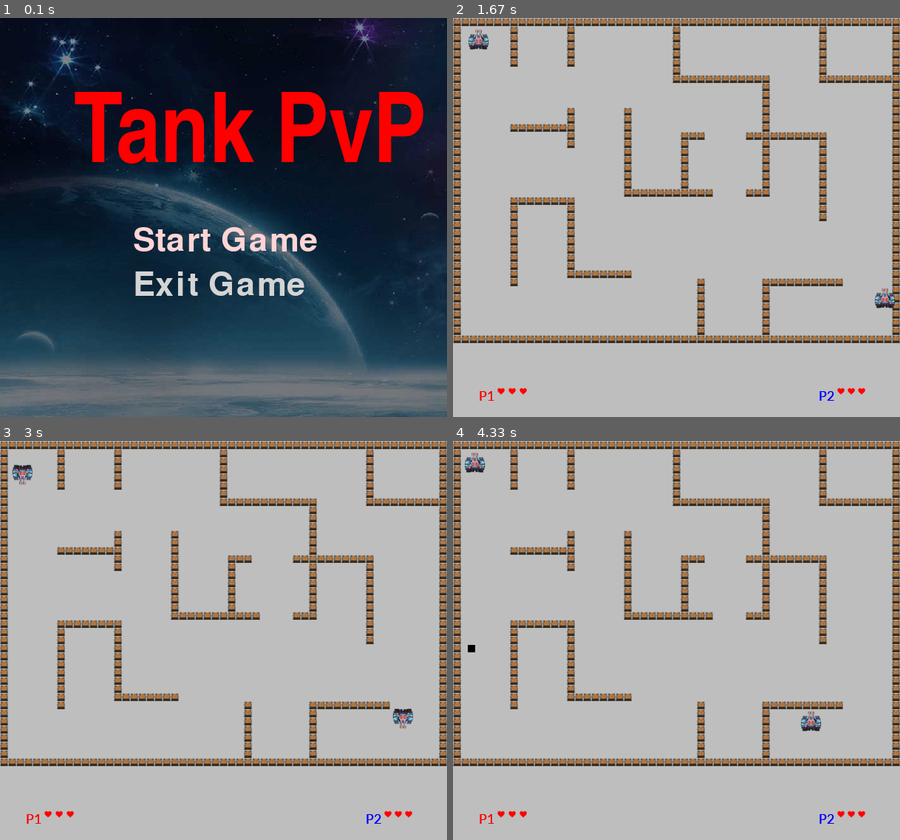
Above: before the commit, frames 1-4 (two rows, left to right).
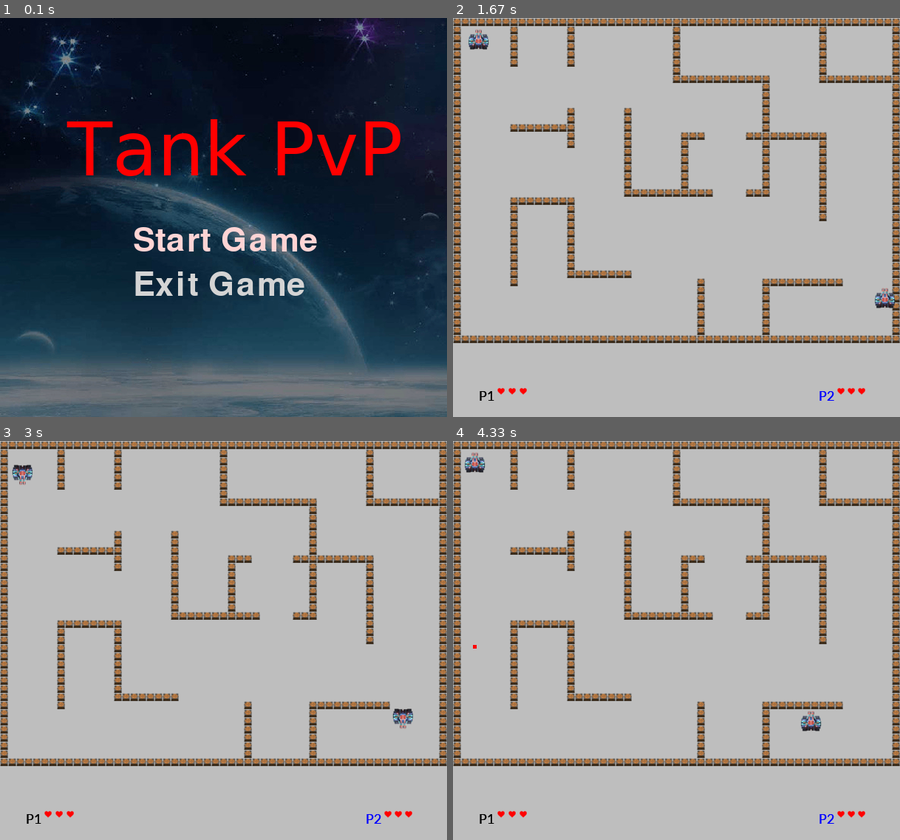
Above: after the commit, the same moments.

Repository: ThanhVu2702/Project_Pygame_Nhom18
Game: pygame game, started from ProJect_Pygame_Nhom18/BangBang/Tank2P/TankPvP.py
Two runs of this game, one before a commit and one after it. Both use one fixed random seed, a clock stepped at 60 frames per second and the inputs below.
Inputs:
- Up to frame 1 (0.1 s): no input
- Up to frame 2 (1.67 s): click "Start Game" at 0.38 s; tap Enter at 0.67 s; hold Right 1-1.47 s; hold Up from 1.5 s (still down); hold W from 1.5 s (still down)
- Up to frame 3 (3 s): release Up at 1.8 s; release W at 1.8 s; hold Right 1.83-2.3 s; hold D 1.83-2.3 s; hold Left 2.33-2.87 s; hold A 2.33-2.87 s; hold Down from 2.9 s (still down); hold S from 2.9 s (still down)
- Up to frame 4 (4.33 s): release Down at 3.2 s; release S at 3.2 s; tap 4 at 3.23, 4.15 s; hold Left 3.57-3.97 s; hold A 3.57-3.97 s; hold Up from 4 s (still down); hold W from 4 s (still down)

The runs differ from the first frame. In frame 1, 6.8% of the frame differs, in the area x 14-95%, y 18-40%; in frame 2, less than 0.1%; in frame 3, less than 0.1%; in frame 4, less than 0.1%.

Commit message:
UPDATE 90%

Diff:
--- a/ProJect_Pygame_Nhom18/BangBang/tank-game-master/BangTinhDiem.txt
+++ b/ProJect_Pygame_Nhom18/BangBang/Tank2P/BangTinhDiem.txt
@@ -1,2 +1,2 @@
-1,1
+1,0
 2,0
--- a/ProJect_Pygame_Nhom18/BangBang/tank-game-master/TankPvP.py
+++ b/ProJect_Pygame_Nhom18/BangBang/Tank2P/TankPvP.py
@@ -4,19 +4,18 @@
 import time
 pygame.init()
 
-
+################################################ SET UP BẢNG TÍNH ĐIỂM SAU TRẬN ĐẤU #########################################################################
 def writeScorefile():
-    # mô tả về việc tạo ra một tệp CSV
-    '''
-   Trước tiên, bạn sẽ kiểm tra xem đã có tệp tin điểm số nào tồn tại hay chưa. Bạn có thể làm việc đó bằng cách thử mở tệp tin đó ra.
-   Nếu không mở được tệp, tức là tệp đó không tồn tại và bạn cần tạo một tệp mới.
-   Trong trường hợp này, bạn sẽ tạo một tệp CSV mới và thiết lập tiêu đề cho nó, chẳng hạn như "Tên người chơi, Điểm số".
-   Sau khi tiêu đề đã được viết vào tệp, công việc của bạn coi như hoàn thành.
+    # mô tả về việc tạo ra một tệp
+    '''
+   Trước tiên, nhóm em sẽ kiểm tra xem đã có tệp tin điểm số nào tồn tại hay chưa và có thể làm việc đó bằng cách thử mở tệp tin đó ra.
+   Nếu không mở được tệp, tức là tệp đó không tồn tại và nhóm em cần tạo một tệp mới.
+   Trong trường hợp này, nhóm em sẽ tạo một tệp mới và thiết lập tiêu đề cho nó, chẳng hạn như "Tên người chơi, Điểm số".
    Nếu tệp tin điểm số đã tồn tại, kết thúc quy trình kiểm tra.
     '''
     haveOne = False
     try:                                #Chương trình sẽ mở tệp tin này
-        open('ProJect_Pygame_Nhom18/BangBang/tank-game-master/BangTinhDiem.txt', 'r')
+        open('ProJect_Pygame_Nhom18/BangBang/Tank2P/BangTinhDiem.txt', 'r')
         haveOne = True
     finally:
         if not haveOne:                 #Nếu không có tệp tin, chương trình sẽ tạo một tệp mới
@@ -27,28 +26,29 @@
             scores.close()
             scoredata = {}
         '''
-        Chương trình sẽ mở một tệp tin mới có tên là 'BangTinhDiem.txt' .
-        Sau đó, chương trình sẽ ghi vào tệp tin hai dòng, mỗi dòng chứa một số thứ tự và điểm số, cách nhau bởi dấu phẩy.
+        Chương trình sẽ mở tệp tin 'BangTinhDiem.txt' .
+        Sau đó, sẽ ghi vào tệp tin hai dòng, mỗi dòng chứa một số thứ tự (dòng 1 cột 1 là player1, dòng 2 cột 1 là player2) và điểm số sẽ được cạnh bên, cách nhau bởi dấu phẩy.
         Cuối cùng, chương trình sẽ đóng tệp tin đó và khởi tạo một từ điển rỗng tên là scoredata để lưu trữ dữ liệu.
         '''
+############################################## SET UP CHỈ SỐ TANK ####################################################################################################
 def player_classes(option,player):
-    #Chọn xe tăng
+    #lớp tank
     '''
     Tham số: player1 hoặc player2, tuỳ chọn mà họ đã chọn.
     Không trả về giá trị gì, nhưng những thuộc tính player.sprite được thêm vào.
     Kiểm tra loại xe tăng mà người dùng đã chọn và thêm các thuộc tính tương ứng.
     '''
-    if option == 0: #Xe tăng 1 có tốc độ bắn nhanh hơn và di chuyển nhanh hơn, nhưng có lượng máu thấp hơn:
-
-        player.cooldown = 30 #Giảm cooldown để bắn nhanh hơn
+    if option == 0: #tank 1 có tốc độ bắn nhanh hơn và di chuyển nhanh hơn, nhưng có lượng máu thấp hơn
+
+        player.cooldown = 45 #Giảm cooldown để bắn nhanh hơn
         player.health = 3
         player.speed = 5
         player.pics = ver1 # ảnh dùng cho xe tăng loại 1
         player.image = ver1[0] # Ảnh hiển thị đầu tiên cho xe tăng loại 1
 
-    elif option == 1: #tốc độ bắn và di chuyển chậm, nhưng nhiều máu
-        player.cooldown = 45
-        player.health = 6
+    elif option == 1: #tank 2 có tốc độ bắn và di chuyển chậm, nhưng nhiều máu
+        player.cooldown = 30
+        player.health = 5
         player.speed = 3
         player.pics = ver2
         player.image = ver2[0]
@@ -114,17 +114,17 @@
             player.rect.top -= player.speed
 
 def drawPlayerHealth(player):
-    #Hàm này cập nhật và vẽ số máu của người chơi khi ở chế độ chiến đấu
-    '''
-    Sử dụng một vòng lặp for trong khoảng của lượng máu còn lại của người chơi, mỗi điểm máu sẽ được vẽ một trái tim.
+    #Hàm này cập nhật và in số máu của người chơi khi ở chế độ chiến đấu
+    '''
+    Sử dụng một vòng lặp for trong khoảng của lượng máu còn lại của người chơi, mỗi điểm máu sẽ được in một trái tim.
    - Vị trí của các trái tim thay đổi tùy thuộc vào người chơi nào,
-   - Nếu là người chơi 1, các trái tim sẽ được vẽ ở góc dưới bên trái của màn hình.
-   - Nếu là người chơi 2, các trái tim sẽ được vẽ ở góc dưới bên phải của màn hình.
-    '''
-    healthimage = pygame.image.load('ProJect_Pygame_Nhom18/BangBang/tank-game-master/blood.png')
-
-    p1healthpos = [60, 500]                                 #Vị trí ban đầu của trái tim của người chơi 1
-    p1title = my_font4.render('P1', True, (255,0,0))
+   - Nếu là người chơi 1, các trái tim sẽ được in ở góc dưới bên trái của màn hình.
+   - Nếu là người chơi 2, các trái tim sẽ được in ở góc dưới bên phải của màn hình.
+    '''
+    healthimage = pygame.image.load('ProJect_Pygame_Nhom18/BangBang/Tank2P/blood.png')
+
+    p1healthpos = [60, 500]                                 #set up vị trí chữ P1 trong trận chiến
+    p1title = my_font4.render('P1', True, (0,0,0))
     p2healthpos = [520,500]
     p2title = my_font4.render('P2', True, (0,0,255))        #Vị trí ban đầu của trái tim của người chơi 2
 
@@ -138,14 +138,15 @@
             screen.blit(healthimage, p2healthpos)
             p2healthpos[0] += 14
     '''
-    - Nếu player là player1, máu được vẽ tại vị trí p1healthpos trên màn hình.
+    - Nếu player là player1, máu được in tại vị trí p1healthpos trên màn hình.
       Với mỗi lần máu được đặt tọa độ x (vị trí ngang) của p1healthpos tăng lên 15, điều này đảm bảo rằng cục máu tiếp theo
       sẽ được đặt ngay cạnh nhau mà không chồng lấn lên biểu tượng trước đó.
 
     '''
 
+############################################ SET UP ĐẠN ###############################################################
 def bullet(player):
-    #function that generate a bullet sprite, sets the size, color, and bullet's postion
+    #Hàm tạo sprite đạn, thiết lập kích thước, màu sắc, và vị trí của đạn.
     '''
     :param player: player 1 or 2
     :return: nothing, but bullet sprite will be generated
@@ -155,35 +156,33 @@
     '''
     bullet = pygame.sprite.Sprite()
 
-    bullet.image = pygame.Surface((10,10))
-    bullet.image.fill((0,0,0))
+    bullet.image = pygame.Surface((5,5)) #kích thước viên đạn
+    bullet.image.fill((255,0,0)) #màu viên đạn
     bullet.rect = pygame.Rect(bullet.image.get_rect())
     bullet.direction = player.direction
 
-    if bullet.direction == 'up':                                                #bullets postions should be facing the direction of the player is facing
-        bullet.rect.x, bullet.rect.y = player.rect.x + 5, player.rect.y - 15    #there need to be distance between them
+    if bullet.direction == 'up':                                                #set up vị trí của viên đạn sao cho nó nằm ở giữa nòng súng tank
+        bullet.rect.x, bullet.rect.y = player.rect.x + 12, player.rect.y - 20
     elif bullet.direction == 'down':
-        bullet.rect.x, bullet.rect.y = player.rect.x + 5, player.rect.y + 24
+        bullet.rect.x, bullet.rect.y = player.rect.x + 12, player.rect.y + 24
     elif bullet.direction == 'left':
-        bullet.rect.x, bullet.rect.y = player.rect.x - 15, player.rect.y + 5
+        bullet.rect.x, bullet.rect.y = player.rect.x - 20, player.rect.y + 12
     elif bullet.direction == 'right':
-        bullet.rect.x, bullet.rect.y = player.rect.x + 24, player.rect.y + 5
+        bullet.rect.x, bullet.rect.y = player.rect.x + 24, player.rect.y + 12
 
     bulletgroup.add(bullet)
 
 def bullet_update():
-    #updates the bullet's postion
-    '''
-    :param None
-    :return None, however the bullets position will be changed
-    update the bullets every cycle, change bullet's x,y to animate the movement
+    #cập nhật vị trí của đạn
+    '''
+    viên đạn di chuyển theo hướng tương ứng với thuộc tính direction của nó khi viên đạn được bắn ra từ người chơi.
     '''
     for bullet in bulletgroup:
         if bullet.direction == 'left':
             bullet.rect.x -= 6
         elif bullet.direction == 'right':
             bullet.rect.x += 6
-        elif bullet.direction == 'up':
+        elif bullet.direction == 'up': #Khi viên đạn di chuyển lên trên, nghĩa là nó đang đi ngược với trục y của màn hình, do đó để viên đạn di chuyển lên trên, giá trị của trục y cần phải giảm
             bullet.rect.y -= 6
         elif bullet.direction == 'down':
             bullet.rect.y += 6
@@ -235,7 +234,7 @@
     Title = my_font.render('Tank PvP', True, (255, 0, 0)) #màu đỏ
     text_rect = Title.get_rect(center=(screen.get_width() / 2, screen.get_height() / 4))
 
-    # Vẽ dòng chữ lên màn hình
+    # in dòng chữ lên màn hình
     screen.blit(Title, text_rect)
 
     Start_label = my_font2.render('Start Game', True, (212,212,212))
@@ -273,8 +272,8 @@
             Exit_label = my_font2.render('Exit Game', True, (212,212,212))
 
             screen.blit(screenPIC, (0,0))
-            screen.blit(Title, (100,100))  #căn giữa Tank2P
-            screen.blit(Start_label, (180,280))                 #bliting the labels
+            screen.blit(Title, (90,120))  #căn giữa Tank2P
+            screen.blit(Start_label, (180,280))                 #tọa độ chuỗi Start Game
             screen.blit(Exit_label, (180, 340))
             pygame.display.flip()
 
@@ -315,18 +314,19 @@
     pygame.mixer.music.play(-1)
 
     Opt1 = 0
-    Opt2 = 0                                   #Opt1 for player1 options, Opt2 for player 2 options
-
-    instructionP1 = pygame.image.load('ProJect_Pygame_Nhom18/BangBang/tank-game-master/instruction2.png')           #pics with player controls, help users learn the controls of their tanks
-    instructionP2 = pygame.image.load('ProJect_Pygame_Nhom18/BangBang/tank-game-master/instruction1.png')
+    Opt2 = 0                                   #Opt1 - Opt2 cài đặt của player1 - player2
+
+    instructionP1 = pygame.image.load('ProJect_Pygame_Nhom18/BangBang/Tank2P/moveP2.png')   #bảng hướng dẫn điều khiển tank
+    instructionP2 = pygame.image.load('ProJect_Pygame_Nhom18/BangBang/Tank2P/moveP1.png')
 
     Title = my_font3.render('Select Tank', True, (9,225,242))
     # Lấy hình chữ nhật bao quanh văn bản
     Title_rect = Title.get_rect()
     # Canh lề giữa cho văn bản
     Title_rect.centerx = screen.get_rect().centerx
-    # Vẽ văn bản lên màn hình
+    # in văn bản lên màn hình
     screen.blit(Title, Title_rect)
+
     p1Title = my_font4.render('P1', True, (255,255,0)) #chữ màu vàng nền trong suốt
     p2Title = my_font4.render('P2', True, (255,255,0))
 
@@ -336,9 +336,9 @@
     options = [imageUp_v1,imageUp_v2]                  #actual options and their stats, this helps rendering/bliting when user switch the tanks
     stats = {0:['3', '6', '3'], 1:['6','3','1']}
 
-    DisplaySurf = pygame.Surface((100,100))
+    DisplaySurf = pygame.Surface((80,80))
     DisplaySurf.fill((255,255,255))                 #white surface, create contrast between tanks and background, easy for user to see tank differences
-    DisplaySurf2 = pygame.Surface((100,100))
+    DisplaySurf2 = pygame.Surface((80,80))
     DisplaySurf2.fill((255,255,255))
 
     while thisStage:
@@ -392,18 +392,18 @@
         screen.blit(p1Title, (160, 150))
         screen.blit(p2Title, (420, 150))
 
-        screen.blit(p1statsHealth, (45,200)) #tọa độ chỉ số máu, tốc độ của player1
-        screen.blit(p1statsSpeed, (45,220))  #tọa độ chỉ số máu, tốc độ của player1
-        screen.blit(p1statsReload, (45,240)) #tọa độ chỉ số máu, tốc độ của player1
-
-        screen.blit(p2statsHealth, (500,200)) #tọa độ chỉ số máu, tốc độ của player2
-        screen.blit(p2statsSpeed, (500,220)) #tọa độ chỉ số máu, tốc độ của player2
-        screen.blit(p2statsReload, (500,240)) #tọa độ chỉ số máu, tốc độ của player2
-
-        screen.blit(DisplaySurf, (120, 180))
-        screen.blit(DisplaySurf2, (380, 180))
-        screen.blit(options[Opt1], (158, 238))
-        screen.blit(options[Opt2], (418, 238))
+        screen.blit(p1statsHealth, (45,200))
+        screen.blit(p1statsSpeed, (45,220))
+        screen.blit(p1statsReload, (45,240))
+
+        screen.blit(p2statsHealth, (500,200)) #tọa độ chỉ số máu của player2
+        screen.blit(p2statsSpeed, (500,220)) #tọa độ chỉ tốc độ của player2
+        screen.blit(p2statsReload, (500,240)) #tọa độ chỉ số tốc độ bắn của player2
+
+        screen.blit(DisplaySurf, (135, 189))  #tọa độ ô trắng
+        screen.blit(DisplaySurf2, (390, 189))
+        screen.blit(options[Opt1], (160, 220)) # tọa độ hình tank trong ô màu trắng
+        screen.blit(options[Opt2], (415, 220))
 
         screen.blit(instructionP1, (70, 290))
         screen.blit(instructionP2, (330, 290))
@@ -512,7 +512,7 @@
     bulletgroup.empty()     #delete all remaining bullets
     walls.empty()               #delete tiles since map will be redrawn
 
-    scores = open('ProJect_Pygame_Nhom18/BangBang/tank-game-master/BangTinhDiem.txt', 'r')
+    scores = open('ProJect_Pygame_Nhom18/BangBang/Tank2P/BangTinhDiem.txt', 'r')
     for l in scores:
         dataFields = l.split(',')
         dataFields[-1] = dataFields[-1].strip('\n')
@@ -528,7 +528,7 @@
             WinnerTitle = my_font2.render('PLAYER 2 WINS', True, (255,255,0))
             scoredata['2'] +=1
 
-    scores = open('ProJect_Pygame_Nhom18/BangBang/tank-game-master/BangTinhDiem.txt', 'w')
+    scores = open('ProJect_Pygame_Nhom18/BangBang/Tank2P/BangTinhDiem.txt', 'w')
     scores.write('1,' + str(scoredata['1']) + '\n')         #record the win
     scores.write('2,' + str(scoredata['2']) + '\n')
     scores.close()
@@ -541,10 +541,10 @@
     while thisStage:
         p1Scores = my_font2.render('Player 1:  ' +str(scoredata['1']), True, (255,255,255))
         p2Scores = my_font2.render('Player 2:  '+ str(scoredata['2']), True, (255,255,255))
-
+        #set up tọa độ vị trí căn lề cho các text
         screen.blit(screenPIC, (0,0))
         screen.blit(Title, (60,50))
-        screen.blit(WinnerTitle, (165,200))
+        screen.blit(WinnerTitle, (155,200))
         screen.blit(scoreTitle, (245,280))
         screen.blit(p1Scores, (60,340))
         screen.blit(p2Scores, (350,340))
@@ -566,7 +566,7 @@
                     scoredata['1'] = 0        #reset the scores if one player gets mad and wants to restart all over
                     scoredata['2'] = 0
 
-    scores = open('ProJect_Pygame_Nhom18/BangBang/tank-game-master/BangTinhDiem.txt', 'w')
+    scores = open('ProJect_Pygame_Nhom18/BangBang/Tank2P/BangTinhDiem.txt', 'w')
     scores.write('1,' + str(scoredata['1']) + '\n')
     scores.write('2,' + str(scoredata['2']) + '\n')         #final recording and updating just to be safe
     scores.close()
@@ -579,37 +579,37 @@
 clock = pygame.time.Clock()
 
 colours = pygame.color.THECOLORS
-my_font = pygame.font.SysFont('impact', 120)
+my_font = pygame.font.SysFont('Verdana', 100)
 my_font2 = pygame.font.SysFont('moolboran', 66)
-my_font3 = pygame.font.SysFont('andalus', 72)      #fonts setup
+my_font3 = pygame.font.SysFont('andalus', 72)      #setup Font chữ
 my_font4 = pygame.font.SysFont('candara', 20)
 my_font5 = pygame.font.SysFont('arial', 16)
 
 size = (605, 540)
 screen = pygame.display.set_mode(size)
-screenPIC = pygame.image.load('ProJect_Pygame_Nhom18/BangBang/tank-game-master/anhnen.png')
-pygame.display.set_caption("Tank Moba PvP")              #screen setup
+screenPIC = pygame.image.load('ProJect_Pygame_Nhom18/BangBang/Tank2P/anhnen.png')
+pygame.display.set_caption("Tank Moba PvP")              #setup nền
 background = pygame.Surface(size)
 background = background.convert()
 background.fill(colours['grey']) #màu nền của map trong game
 
-explode = pygame.mixer.Sound('ProJect_Pygame_Nhom18/BangBang/tank-game-master/explosion.ogg')
-shoot = pygame.mixer.Sound('ProJect_Pygame_Nhom18/BangBang/tank-game-master/fire.ogg')          #sound effects and music
-musicList = ['ProJect_Pygame_Nhom18/BangBang/tank-game-master/menuMusic.mp3','ProJect_Pygame_Nhom18/BangBang/tank-game-master/selectSong.mp3','ProJect_Pygame_Nhom18/BangBang/tank-game-master/mbattle.ogg','ProJect_Pygame_Nhom18/BangBang/tank-game-master/endMusic.mp3']
-
-maps = ['ProJect_Pygame_Nhom18/BangBang/tank-game-master/map1.txt', 'ProJect_Pygame_Nhom18/BangBang/tank-game-master/map2.txt', 'ProJect_Pygame_Nhom18/BangBang/tank-game-master/map3.txt']
-tiles = pygame.image.load('ProJect_Pygame_Nhom18/BangBang/tank-game-master/tile.png')
-
-explosion = pygame.image.load('ProJect_Pygame_Nhom18/BangBang/tank-game-master/vuno.png')
-imageUp_v1 = pygame.image.load('ProJect_Pygame_Nhom18/BangBang/tank-game-master/tank1 up.png')
-imageDown_v1 = pygame.image.load('ProJect_Pygame_Nhom18/BangBang/tank-game-master/tank1 down.png')
-imageRight_v1 = pygame.image.load('ProJect_Pygame_Nhom18/BangBang/tank-game-master/tank1 right.png')     #load images for the tanks
-imageLeft_v1 = pygame.image.load('ProJect_Pygame_Nhom18/BangBang/tank-game-master/tank1 left.png')
-
-imageUp_v2 = pygame.image.load('ProJect_Pygame_Nhom18/BangBang/tank-game-master/tank2 up.png')
-imageDown_v2 = pygame.image.load('ProJect_Pygame_Nhom18/BangBang/tank-game-master/tank2 down.png')
-imageRight_v2 = pygame.image.load('ProJect_Pygame_Nhom18/BangBang/tank-game-master/tank2 right.png')
-imageLeft_v2 = pygame.image.load('ProJect_Pygame_Nhom18/BangBang/tank-game-master/tank2 left.png')
+explode = pygame.mixer.Sound('ProJect_Pygame_Nhom18/BangBang/Tank2P/bum.ogg')
+shoot = pygame.mixer.Sound('ProJect_Pygame_Nhom18/BangBang/Tank2P/fireMusic.ogg')          #setup music game
+musicList = ['ProJect_Pygame_Nhom18/BangBang/Tank2P/menuMusic.mp3','ProJect_Pygame_Nhom18/BangBang/Tank2P/selectSong.mp3','ProJect_Pygame_Nhom18/BangBang/Tank2P/mbattle.ogg','ProJect_Pygame_Nhom18/BangBang/Tank2P/endMusic.mp3']
+
+maps = ['ProJect_Pygame_Nhom18/BangBang/Tank2P/map1.txt', 'ProJect_Pygame_Nhom18/BangBang/Tank2P/map2.txt', 'ProJect_Pygame_Nhom18/BangBang/Tank2P/map3.txt']
+tiles = pygame.image.load('ProJect_Pygame_Nhom18/BangBang/Tank2P/tuong.png')
+
+explosion = pygame.image.load('ProJect_Pygame_Nhom18/BangBang/Tank2P/vuno.png')
+imageUp_v1 = pygame.image.load('ProJect_Pygame_Nhom18/BangBang/Tank2P/tank1 up.png')
+imageDown_v1 = pygame.image.load('ProJect_Pygame_Nhom18/BangBang/Tank2P/tank1 down.png')
+imageRight_v1 = pygame.image.load('ProJect_Pygame_Nhom18/BangBang/Tank2P/tank1 right.png')     #load ảnh khi tank thay đổi hướng khi di chuyển
+imageLeft_v1 = pygame.image.load('ProJect_Pygame_Nhom18/BangBang/Tank2P/tank1 left.png')
+
+imageUp_v2 = pygame.image.load('ProJect_Pygame_Nhom18/BangBang/Tank2P/tank2 up.png')
+imageDown_v2 = pygame.image.load('ProJect_Pygame_Nhom18/BangBang/Tank2P/tank2 down.png')
+imageRight_v2 = pygame.image.load('ProJect_Pygame_Nhom18/BangBang/Tank2P/tank2 right.png')
+imageLeft_v2 = pygame.image.load('ProJect_Pygame_Nhom18/BangBang/Tank2P/tank2 left.png')
 
 ver1 = [imageUp_v1,imageDown_v1,imageRight_v1,imageLeft_v1]
 ver2 = [imageUp_v2,imageDown_v2,imageRight_v2,imageLeft_v2]
--- a/ProJect_Pygame_Nhom18/BangBang/tank-game-master/map2.txt
+++ b/ProJect_Pygame_Nhom18/BangBang/Tank2P/map2.txt
@@ -34,8 +34,8 @@
 .,#,#,#,#,#,#,#,#,#,#,#,#,#,#,#,#,#,#,#,#,#,#,#,#,#,#,#,#,#,#,#,#,#,#,#,#,#,#,.
 .,#,#,#,#,#,#,#,#,#,#,#,#,#,#,#,#,#,#,#,#,#,#,#,#,#,#,#,#,#,#,#,#,#,#,#,#,#,#,.
 .,#,#,#,#,#,#,#,#,#,#,#,#,#,#,#,#,#,#,#,#,#,#,#,#,#,#,#,#,#,#,#,#,#,#,#,#,#,#,.
-.,#,#,#,#,#,#,#,.,#,#,#,#,#,#,#,#,#,#,#,#,#,#,#,#,#,#,#,#,#,#,#,#,#,#,#,#,#,#,.
-.,#,#,#,#,#,#,#,.,#,#,#,#,#,#,#,#,#,#,#,#,#,#,#,#,#,#,#,#,#,#,#,#,#,#,#,#,#,#,.
+.,#,#,#,#,#,#,#,#,#,#,#,#,#,#,#,#,#,#,#,#,#,#,#,#,#,#,#,#,#,#,#,#,#,#,#,#,#,#,.
+.,#,#,#,#,#,#,#,#,#,#,#,#,#,#,#,#,#,#,#,#,#,#,#,#,#,#,#,#,#,#,#,#,#,#,#,#,#,#,.
 .,#,#,#,#,#,#,#,#,#,#,#,#,#,#,#,#,#,#,#,#,#,#,#,#,#,#,#,#,#,#,#,#,#,#,#,#,#,#,.
 .,#,#,#,#,#,#,#,#,#,#,#,#,#,#,#,#,#,#,#,#,#,#,#,#,#,#,.,.,.,.,.,.,.,.,.,.,.,.,.
 .,#,#,#,#,#,#,#,#,#,#,#,#,#,#,#,.,#,#,#,#,#,#,#,#,#,#,#,#,#,#,#,#,#,#,#,#,#,#,.
@@ -44,12 +44,12 @@
 .,#,#,#,#,#,#,#,#,#,#,#,#,#,#,#,.,#,#,#,#,#,#,#,#,#,#,#,#,#,#,#,#,#,#,#,#,#,#,.
 .,#,#,#,#,#,#,#,#,#,#,#,#,#,#,#,.,#,#,#,#,#,#,#,#,#,#,#,#,#,#,#,#,#,#,#,#,#,#,.
 .,#,#,#,#,#,#,.,.,.,.,.,.,.,.,.,.,#,#,#,#,#,#,#,#,#,#,#,#,#,#,#,#,#,#,#,#,#,#,.
-.,#,#,#,#,#,#,.,#,#,#,#,#,#,#,#,#,#,#,#,#,#,#,#,#,#,#,.,.,.,.,.,.,#,#,#,#,#,#,.
-.,#,#,#,#,#,#,.,#,#,#,#,#,#,#,#,#,#,#,#,#,#,#,#,#,#,#,#,#,#,#,#,.,#,#,#,#,#,#,.
-.,#,#,#,#,#,#,.,#,#,#,#,#,#,#,#,#,#,#,#,#,#,#,#,#,#,#,#,#,#,#,#,.,#,#,#,#,#,#,.
-.,#,#,#,#,#,#,.,#,#,#,#,#,#,#,#,#,#,#,#,#,#,#,#,#,#,#,#,#,#,#,#,.,#,#,#,#,#,#,.
-.,#,#,#,#,#,#,.,#,#,#,#,#,#,#,#,#,#,#,#,#,#,#,#,#,#,#,#,#,#,#,#,.,#,#,#,#,#,#,.
-.,#,#,#,#,#,#,.,#,#,#,#,#,#,#,#,#,#,#,#,#,#,#,#,#,#,#,#,#,#,#,#,.,#,#,#,#,#,#,.
-.,#,#,#,#,#,#,.,#,#,#,#,#,#,#,#,#,#,#,#,#,#,#,#,#,#,#,#,#,#,#,#,.,#,#,#,#,#,#,.
-.,#,#,#,#,#,#,.,#,#,#,#,#,#,#,#,#,#,#,#,#,#,#,#,#,#,#,#,#,#,#,#,.,#,#,#,#,#,#,.
+.,#,#,#,#,#,#,#,#,#,#,#,#,#,#,#,#,#,#,#,#,#,#,#,#,#,#,.,.,.,.,.,.,#,#,#,#,#,#,.
+.,#,#,#,#,#,#,#,#,#,#,#,#,#,#,#,#,#,#,#,#,#,#,#,#,#,#,#,#,#,#,#,.,#,#,#,#,#,#,.
+.,#,#,#,#,#,#,#,#,#,#,#,#,#,#,#,#,#,#,#,#,#,#,#,#,#,#,#,#,#,#,#,.,#,#,#,#,#,#,.
+.,#,#,#,#,#,#,#,#,#,#,#,#,#,#,#,#,#,#,#,#,#,#,#,#,#,#,#,#,#,#,#,.,#,#,#,#,#,#,.
+.,#,#,#,#,#,#,#,#,#,#,#,#,#,#,#,#,#,#,#,#,#,#,#,#,#,#,#,#,#,#,#,.,#,#,#,#,#,#,.
+.,#,#,#,#,#,#,#,#,#,#,#,#,#,#,#,#,#,#,#,#,#,#,#,#,#,#,#,#,#,#,#,.,#,#,#,#,#,#,.
+.,#,#,#,#,#,#,#,#,#,#,#,#,#,#,#,#,#,#,#,#,#,#,#,#,#,#,#,#,#,#,#,.,#,#,#,#,#,#,.
+.,#,#,#,#,#,#,#,#,#,#,#,#,#,#,#,#,#,#,#,#,#,#,#,#,#,#,#,#,#,#,#,.,#,#,#,#,#,#,.
 .,.,.,.,.,.,.,.,.,.,.,.,.,.,.,.,.,.,.,.,.,.,.,.,.,.,.,.,.,.,.,.,.,.,.,.,.,.,.,.
--- a/ProJect_Pygame_Nhom18/BangBang/main.py
+++ b/ProJect_Pygame_Nhom18/BangBang/main.py
@@ -3,14 +3,12 @@
 from PyQt5.QtWidgets import QApplication, QWidget, QLabel, QPushButton
 from PyQt5.QtCore import pyqtSlot
 import subprocess
-
-# Thêm thư viện pygame để phát nhạc
-import pygame
+import pygame  # Thêm thư viện pygame để phát nhạc
 
 class App(QWidget):
     def __init__(self):
         super().__init__()
-        self.title = 'PROJECT PYGAME NHÓM 18'
+        self.title = 'PROJECT PYGAME NHOM 18'
         self.left = 700
         self.top = 300
         self.width = 728
@@ -20,21 +18,20 @@
     def initUI(self):
         self.setWindowTitle(self.title)
         self.setGeometry(self.left, self.top, self.width, self.height)
-
         # Tạo label hiển thị hình ảnh
         label = QLabel(self)
         pixmap = QPixmap('ProJect_Pygame_Nhom18/BangBang/images/background.png')
         label.setPixmap(pixmap)
         label.setGeometry(0, 0, self.width, self.height)
 
-        # Phát nhạc khi mở game
+        # Phát nhạc nền khi mở game
         pygame.init()
         pygame.mixer.init()
         self.sound = pygame.mixer.Sound('ProJect_Pygame_Nhom18/BangBang/sounds/musicbg.wav')
-        self.sound.set_volume(0.5)
+        self.sound.set_volume(0.5) #set up độ lớn/nhỏ của nhạc
         self.sound.play()
 
-        # Tạo 3 button, mỗi button là 1 game
+        # Tạo 3 button
         btn1 = QPushButton('Tank PvP', self)
         btn1.move(90, 370)
         btn1.clicked.connect(self.on_click_game)
@@ -53,10 +50,14 @@
     def on_click_game(self):
         self.sound.stop()
         sender = self.sender()
+        game_process = None
         if sender.text() == 'Tank PvP':
-            subprocess.run(['python', 'ProJect_Pygame_Nhom18/BangBang/tank-game-master/TankPvP.py'])
+            game_process = subprocess.Popen(['python', 'ProJect_Pygame_Nhom18/BangBang/Tank2P/TankPvP.py'])
         elif sender.text() == 'Crazy Tank':
-            subprocess.run(['python', 'ProJect_Pygame_Nhom18/BangBang/CrazyTank.py'])
+            game_process = subprocess.Popen(['python', 'ProJect_Pygame_Nhom18/BangBang/CrazyTank.py'])
+
+        game_process.wait()  # đợi ta thoát game
+        self.sound.play()  # Phát lại nhạc nền
 
     @pyqtSlot()
     def on_click_exit(self):
Renamed: ProJect_Pygame_Nhom18/BangBang/tank-game-master/anhnen.png -> ProJect_Pygame_Nhom18/BangBang/Tank2P/anhnen.png
Renamed: ProJect_Pygame_Nhom18/BangBang/tank-game-master/blood.png -> ProJect_Pygame_Nhom18/BangBang/Tank2P/blood.png
Renamed: ProJect_Pygame_Nhom18/BangBang/tank-game-master/map1.txt -> ProJect_Pygame_Nhom18/BangBang/Tank2P/map1.txt
Renamed: ProJect_Pygame_Nhom18/BangBang/tank-game-master/map3.txt -> ProJect_Pygame_Nhom18/BangBang/Tank2P/map3.txt
Renamed: ProJect_Pygame_Nhom18/BangBang/tank-game-master/instruction1.png -> ProJect_Pygame_Nhom18/BangBang/Tank2P/moveP1.png
Renamed: ProJect_Pygame_Nhom18/BangBang/tank-game-master/instruction2.png -> ProJect_Pygame_Nhom18/BangBang/Tank2P/moveP2.png
Renamed: ProJect_Pygame_Nhom18/BangBang/tank-game-master/tank1 down.png -> ProJect_Pygame_Nhom18/BangBang/Tank2P/tank1 down.png
Renamed: ProJect_Pygame_Nhom18/BangBang/tank-game-master/tank1 left.png -> ProJect_Pygame_Nhom18/BangBang/Tank2P/tank1 left.png
Renamed: ProJect_Pygame_Nhom18/BangBang/tank-game-master/tank1 right.png -> ProJect_Pygame_Nhom18/BangBang/Tank2P/tank1 right.png
Renamed: ProJect_Pygame_Nhom18/BangBang/tank-game-master/tank1 up.png -> ProJect_Pygame_Nhom18/BangBang/Tank2P/tank1 up.png
Renamed: ProJect_Pygame_Nhom18/BangBang/tank-game-master/tank2 down.png -> ProJect_Pygame_Nhom18/BangBang/Tank2P/tank2 down.png
Renamed: ProJect_Pygame_Nhom18/BangBang/tank-game-master/tank2 left.png -> ProJect_Pygame_Nhom18/BangBang/Tank2P/tank2 left.png
(and 12 more such lines)
